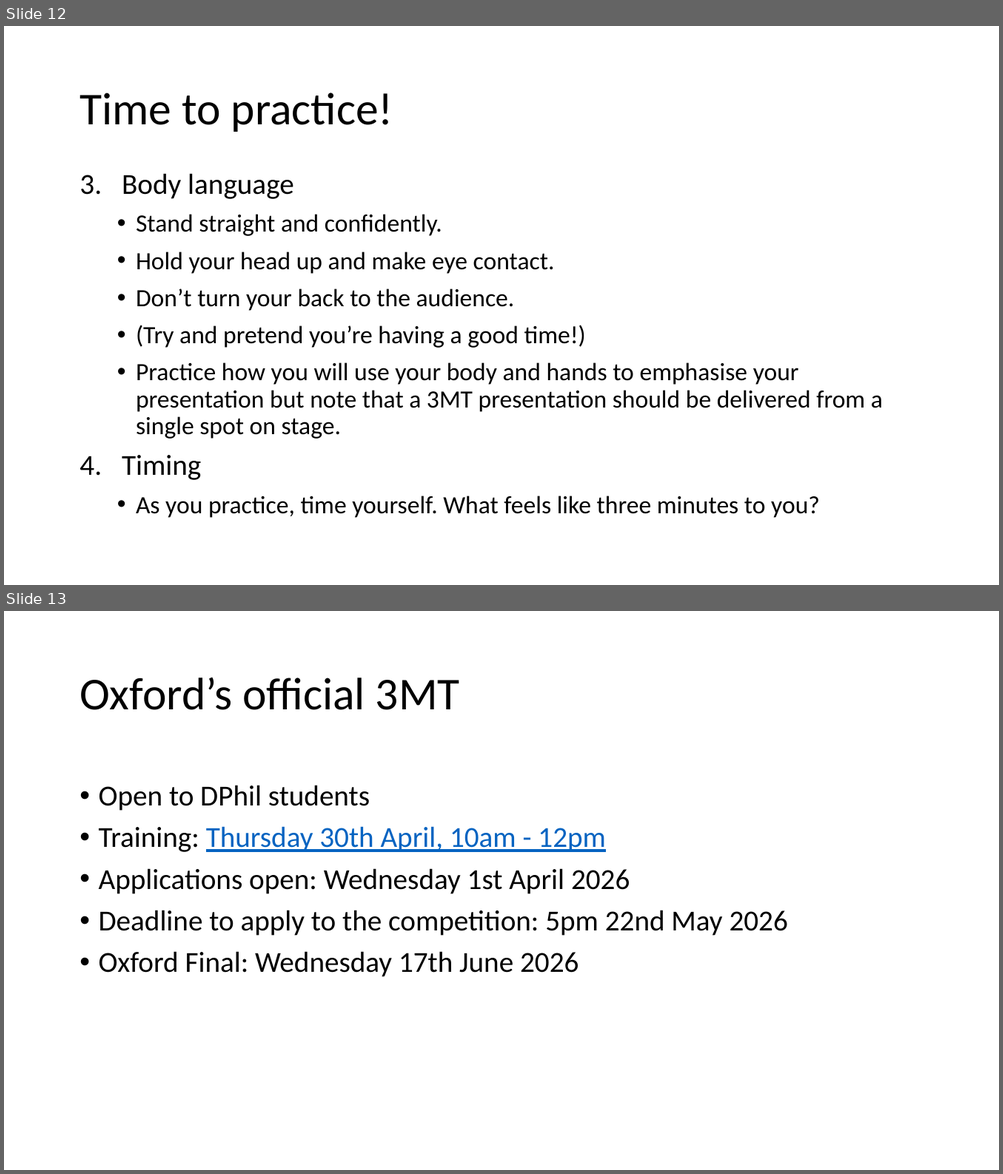
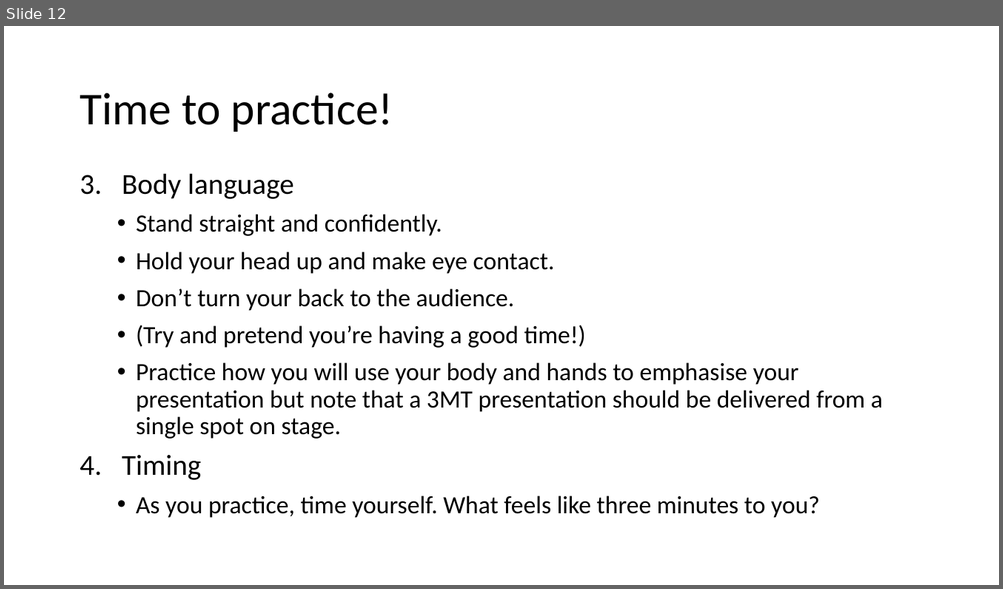
Before and after one commit to lu-harr/lu-harr.github.io, a slide deck: _pages/teaching/3mt.pptx. Shown one above the other, each under a label of ours: slides 12 and 13 before the commit, slide 12 after it. The pictures are 1003x1174 and 1003x589 pixels, drawn with LibreOffice and Linux fonts; fonts in the diff are those of the drawing. Boxes give left, top, right and bottom in pixels: in the first picture for what was removed or moved away, otherwise in the second. Text is boxed around its words. In the diff, an @@ line names an element or a change of style, - is before the commit and + after.

Commit message:
slides again

```diff
--- a/_pages/teaching/3mt.pptx
+++ b/_pages/teaching/3mt.pptx
@@ slide 13 removed at (x1=4, y1=611, x2=999, y2=1170), background #FFFFFF @@
@@ title removed at (x1=79, y1=678, x2=460, y2=710) @@
-Oxford’s official 3MT
@@ text removed at (x1=99, y1=785, x2=788, y2=977) @@
-• Open to DPhil students
-• Training: Thursday 30th April, 10am - 12pm
-• Applications open: Wednesday 1st April 2026
-• Deadline to apply to the competition: 5pm 22nd May 2026
-• Oxford Final: Wednesday 17th June 2026
```
Also in this commit, not shown: 1 other file.
